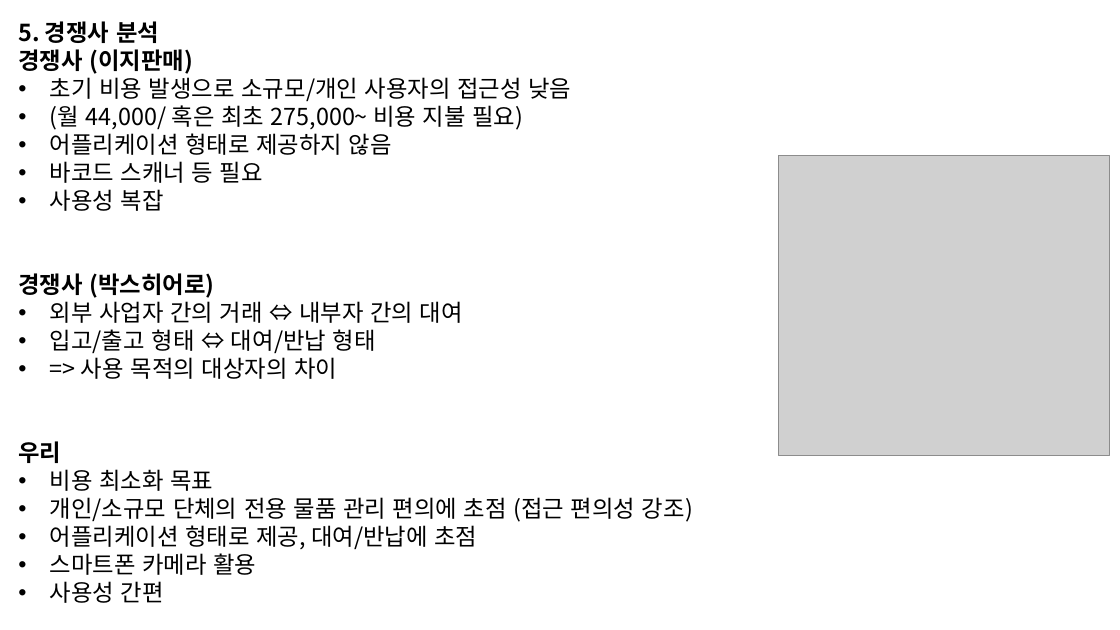
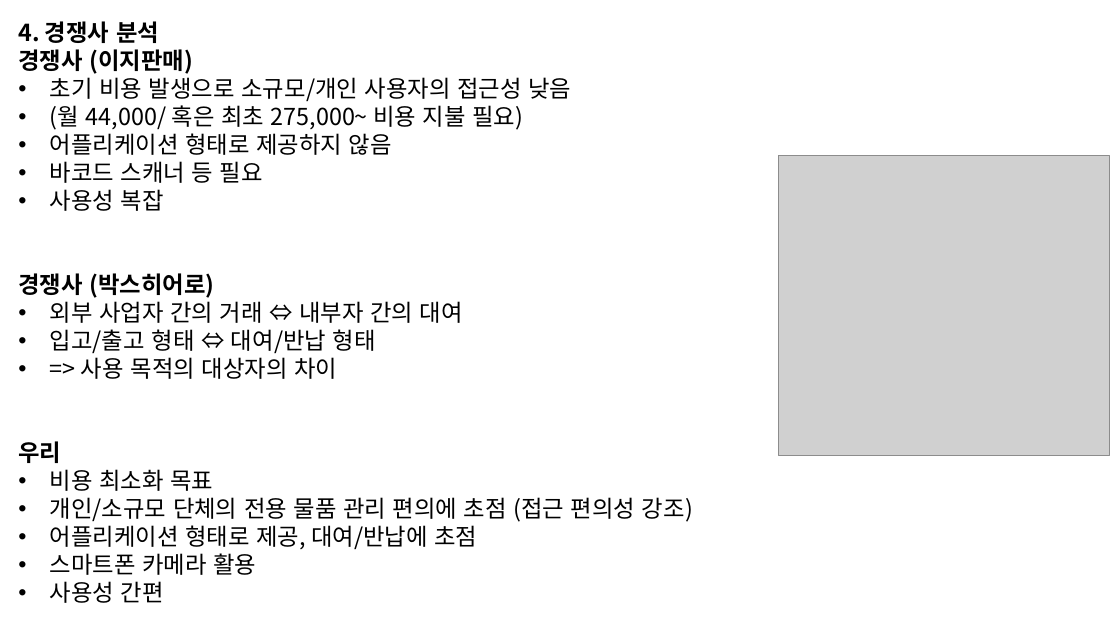
Before and after one commit to DEU-High-Five/4-1_Capstone_Document, a slide deck: slide 4 of 중간발표/중간발표(초안계획).pptx (slide 5 before the commit). Drawn at 1120x630 pixels with LibreOffice and Linux fonts; fonts in the diff are those of the drawing; grey boxes stand for pictures. Boxes give left, top, right and bottom in pixels: in the first picture for what was removed or moved away, otherwise in the second. Text is boxed around its words. In the diff, an @@ line names an element or a change of style, - is before the commit and + after.

```diff
--- a/중간발표/중간발표(초안계획).pptx
+++ b/중간발표/중간발표(초안계획).pptx
@@ text at [18, 21, 159, 43]: text changed @@
-5. 경쟁사 분석
+4. 경쟁사 분석
```
Also in this commit, not shown: 1 other slide changed.
